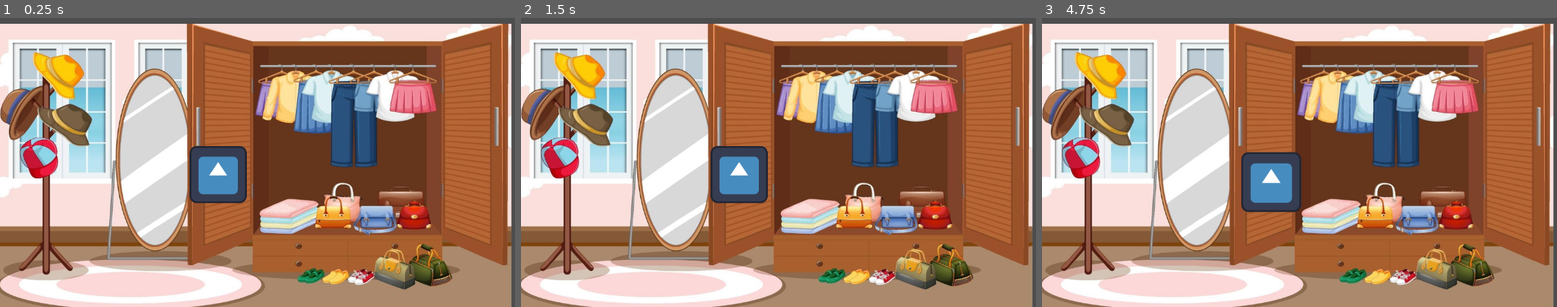
Above: before the commit, frames 1-3 (left to right).
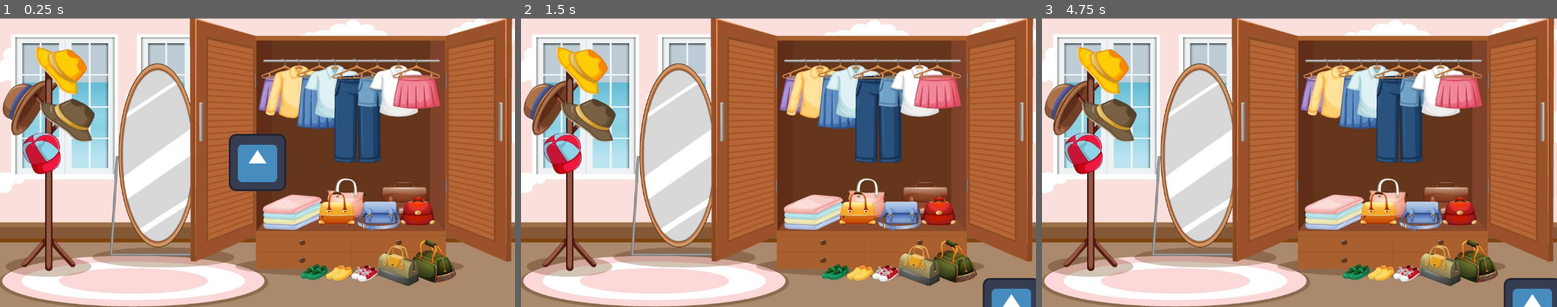
Above: after the commit, the same moments.

Repository: tyler-ross26/Dress-To-Aggress
Game: Godot game, scene res://world.tscn
Same seed, same stepped clock (60 frames per second), same inputs: the game is played once before the commit and once after it. Before the commit the project starts from res://DressupScene.tscn. The engine's default icon, where the game draws it, is replaced by a stand-in: a white triangle on a blue panel in a dark square.
Inputs (mouse positions are in pixels of both pictures, inside the frame that each line leads up to):
- Up to frame 1 (0.25 s): no input
- Up to frame 2 (1.5 s): tap Enter at 0.5 s; drag from (737, 174) to (830, 98) at 0.52 s; tap Space at 1.25 s; drag from (675, 176) to (752, 220) at 1.27 s
- Up to frame 3 (4.75 s): tap Enter at 2, 3.5 s; move the mouse to (1351, 98) at 2.02 s; press the mouse at (1351, 98) at 2.03 s; release the mouse at (1351, 98) at 2.75 s; tap Space at 2.75, 4.25 s; drag from (1273, 220) to (1145, 119) at 2.77 s; move the mouse to (1454, 205) at 3.52 s; press the mouse at (1454, 205) at 3.53 s; release the mouse at (1454, 205) at 4.25 s; drag from (1145, 119) to (1258, 174) at 4.27 s

The runs differ from the first frame. In frame 1, 40% of the frame differs, in the area x 0-100%, y 0-100%; in frame 2, 39%; in frame 3, 40%.
Error before the commit: Invalid call. Nonexistent function 'get_mouse_posistion' in base 'Window'. (res://object.gd:13)

Commit message:
The drag and drop works!

Diff:
--- a/DragAndDrop.gd
+++ /dev/null
@@ -1,40 +0,0 @@
-extends CharacterBody2D
-
-var dragging = false
-
-signal dragsignal
-
-#dunno what this does
-func _ready():
-	get_node("dragsignal").dragSignal.connect(_set_drag_pc)
-
-#while running, if dragging is true, make object follow mouse position
-func _process(delta):
-	if dragging:
-		var mousePos = get_viewport().get_mouse_position()
-		self.position = Vector2(mousePos.x, mousePos.y)
-
-#toggle dragging
-func _set_drag_pc():
-	dragging != dragging
-
-
-func _input_event(viewport, event, shape_idx):
-	if event is InputEventMouseButton:
-		if event.button_index == MOUSE_BUTTON_LEFT and event.pressed:
-			emit_signal("dragsignal")
-		elif event.button_index == MOUSE_BUTTON_LEFT and !event.pressed:
-			emit_signal("dragsignal")
-	elif event is InputEventScreenTouch:
-		if event.pressed and event.get_index() == 0:
-			self.position = event.get_position()
-
-
-
-
-func _on_input_event(viewport: Node, event: InputEvent, shape_idx: int) -> void:
-	pass # Replace with function body.
-
-
-func _on_dragsignal() -> void:
-	pass # Replace with function body.
--- /dev/null
+++ b/DragAndDropScene.tscn
@@ -0,0 +1,5 @@
+[gd_scene format=3 uid="uid://b2ec455it2tw"]
+
+[node name="DragAndDropScene" type="Node2D"]
+
+[node name="Camera2D" type="Camera2D" parent="."]
--- a/DressupScene.tscn
+++ b/DressupScene.tscn
@@ -1,23 +1,24 @@
-[gd_scene load_steps=8 format=3 uid="uid://bd3651qamkwtf"]
+[gd_scene load_steps=6 format=3 uid="uid://bbeehwoidra21"]
 
 [ext_resource type="Texture2D" uid="uid://xslp5k44t814" path="res://Assets/dress-up-room.jpg" id="1_sxckm"]
 [ext_resource type="Script" uid="uid://47doy8jtpiyc" path="res://object.gd" id="2_6j362"]
 [ext_resource type="Texture2D" uid="uid://g3dtj2iihaw3" path="res://Assets/icon.svg" id="2_rjjwr"]
-[ext_resource type="Script" uid="uid://dd2lyyxc6ac65" path="res://platform.gd" id="4_6j362"]
+
+[sub_resource type="RectangleShape2D" id="RectangleShape2D_c8ojq"]
 
 [sub_resource type="RectangleShape2D" id="RectangleShape2D_6j362"]
 size = Vector2(127, 127)
 
-[sub_resource type="RectangleShape2D" id="RectangleShape2D_c8ojq"]
-
-[sub_resource type="RectangleShape2D" id="RectangleShape2D_ayre0"]
-size = Vector2(130, 128)
-
 [node name="Node2D" type="Node2D"]
 
-[node name="CanvasGroup" type="CanvasGroup" parent="."]
+[node name="Node" type="Node" parent="."]
 
-[node name="Dress-up-room" type="Sprite2D" parent="CanvasGroup"]
+[node name="Camera2D" type="Camera2D" parent="Node"]
+position = Vector2(585, 311)
+
+[node name="CanvasGroup" type="CanvasGroup" parent="Node"]
+
+[node name="Dress-up-room" type="Sprite2D" parent="Node/CanvasGroup"]
 position = Vector2(577, 324)
 scale = Vector2(0.763576, 0.660204)
 texture = ExtResource("1_sxckm")
@@ -25,6 +26,9 @@
 [node name="CharacterBody2D" type="CharacterBody2D" parent="."]
 input_pickable = true
 script = ExtResource("2_6j362")
+
+[node name="CollisionShape2D" type="CollisionShape2D" parent="CharacterBody2D"]
+shape = SubResource("RectangleShape2D_c8ojq")
 
 [node name="Sprite2D" type="Sprite2D" parent="CharacterBody2D"]
 position = Vector2(497, 338)
@@ -36,26 +40,6 @@
 position = Vector2(496.5, 338.5)
 shape = SubResource("RectangleShape2D_6j362")
 
-[node name="CollisionShape2D" type="CollisionShape2D" parent="CharacterBody2D"]
-shape = SubResource("RectangleShape2D_c8ojq")
-
-[node name="StaticBody2D" type="StaticBody2D" parent="." groups=["dropable"]]
-script = ExtResource("4_6j362")
-
-[node name="CollisionShape2D" type="CollisionShape2D" parent="StaticBody2D"]
-position = Vector2(65, 64)
-shape = SubResource("RectangleShape2D_ayre0")
-
-[node name="ColorRect" type="ColorRect" parent="StaticBody2D"]
-offset_right = 128.0
-offset_bottom = 128.0
-
-[node name="Camera2D" type="Camera2D" parent="."]
-position = Vector2(585, 311)
-
-[node name="CanvasLayer" type="CanvasLayer" parent="."]
-
-[connection signal="input_event" from="CharacterBody2D" to="CharacterBody2D" method="_on_input_event"]
 [connection signal="body_entered" from="CharacterBody2D/Area2D" to="CharacterBody2D" method="_on_area_2d_body_entered"]
 [connection signal="body_exited" from="CharacterBody2D/Area2D" to="CharacterBody2D" method="_on_area_2d_body_exited"]
 [connection signal="mouse_entered" from="CharacterBody2D/Area2D" to="CharacterBody2D" method="_on_area_2d_mouse_entered"]
--- a/object.gd
+++ b/object.gd
@@ -10,10 +10,10 @@
 	if draggable:
 		if Input.is_action_just_pressed("click"):
 			initialPos = self.global_position
-			offset = get_viewport().get_mouse_posistion() - self.global_position
+			offset = get_viewport().get_mouse_position() - self.global_position
 			global.is_dragging = true;
 		if Input.is_action_pressed("click"):
-			self.global_position = get_viewport().get_mouse_posistion()
+			self.global_position = get_viewport().get_mouse_position()  - offset
 		elif Input.is_action_just_released("click"):
 			global.is_dragging = false
 			var tween = get_tree().create_tween()
@@ -38,7 +38,7 @@
 		self.scale = Vector2(1, 1)
 
 
-func _on_area_2d_body_entered(body: CharacterBody2D):
+func _on_area_2d_body_entered(body: StaticBody2D):
 	if body.is_in_group('dropable'):
 		is_inside_dropable = true
 		body.modulate = Color(Color.REBECCA_PURPLE, 1)
@@ -47,7 +47,7 @@
 
 
 
-func _on_area_2d_body_exited(body: CharacterBody2D):
+func _on_area_2d_body_exited(body):
 	if body.is_in_group('dropable') && body_ref == body:
 		is_inside_dropable = false
 		body.modulate  = Color(Color.MEDIUM_PURPLE, 0.7)
--- /dev/null
+++ b/object.tscn
@@ -0,0 +1,23 @@
+[gd_scene load_steps=4 format=3 uid="uid://cvacyegnnbes0"]
+
+[ext_resource type="Script" uid="uid://47doy8jtpiyc" path="res://object.gd" id="1_3xuqs"]
+[ext_resource type="Texture2D" uid="uid://g3dtj2iihaw3" path="res://Assets/icon.svg" id="2_0i3lm"]
+
+[sub_resource type="RectangleShape2D" id="RectangleShape2D_dwaef"]
+size = Vector2(129, 130)
+
+[node name="Object" type="Node2D"]
+script = ExtResource("1_3xuqs")
+
+[node name="Sprite2D" type="Sprite2D" parent="."]
+texture = ExtResource("2_0i3lm")
+
+[node name="Area2D" type="Area2D" parent="."]
+
+[node name="CollisionShape2D" type="CollisionShape2D" parent="Area2D"]
+shape = SubResource("RectangleShape2D_dwaef")
+
+[connection signal="body_entered" from="Area2D" to="." method="_on_area_2d_body_entered"]
+[connection signal="body_exited" from="Area2D" to="." method="_on_area_2d_body_exited"]
+[connection signal="mouse_entered" from="Area2D" to="." method="_on_area_2d_mouse_entered"]
+[connection signal="mouse_exited" from="Area2D" to="." method="_on_area_2d_mouse_exited"]
--- /dev/null
+++ b/platform.tscn
@@ -0,0 +1,26 @@
+[gd_scene load_steps=3 format=3 uid="uid://cnlqn7i6s4r"]
+
+[ext_resource type="Script" uid="uid://dd2lyyxc6ac65" path="res://platform.gd" id="1_mi635"]
+
+[sub_resource type="RectangleShape2D" id="RectangleShape2D_s8bxr"]
+size = Vector2(133, 132)
+
+[node name="Platform" type="StaticBody2D" groups=["dropable"]]
+script = ExtResource("1_mi635")
+
+[node name="CollisionShape2D" type="CollisionShape2D" parent="."]
+position = Vector2(-0.5, 0)
+shape = SubResource("RectangleShape2D_s8bxr")
+
+[node name="ColorRect" type="ColorRect" parent="."]
+anchors_preset = 8
+anchor_left = 0.5
+anchor_top = 0.5
+anchor_right = 0.5
+anchor_bottom = 0.5
+offset_left = -64.0
+offset_top = -64.0
+offset_right = 64.0
+offset_bottom = 64.0
+grow_horizontal = 2
+grow_vertical = 2
--- a/project.godot
+++ b/project.godot
@@ -11,7 +11,7 @@
 [application]
 
 config/name="Dress to Aggress"
-run/main_scene="res://DressupScene.tscn"
+run/main_scene="uid://b1fc1024thyov"
 config/features=PackedStringArray("4.4", "Forward Plus")
 config/icon="res://Assets/icon.svg"
 
--- /dev/null
+++ b/world.tscn
@@ -0,0 +1,19 @@
+[gd_scene load_steps=4 format=3 uid="uid://b1fc1024thyov"]
+
+[ext_resource type="Texture2D" uid="uid://xslp5k44t814" path="res://Assets/dress-up-room.jpg" id="1_fj7yv"]
+[ext_resource type="PackedScene" uid="uid://cvacyegnnbes0" path="res://object.tscn" id="2_tlwt5"]
+[ext_resource type="PackedScene" uid="uid://cnlqn7i6s4r" path="res://platform.tscn" id="3_tlwt5"]
+
+[node name="World" type="Node2D"]
+
+[node name="Camera2D" type="Camera2D" parent="."]
+
+[node name="Sprite2D" type="Sprite2D" parent="."]
+position = Vector2(-1, 2.99999)
+scale = Vector2(0.765563, 0.665306)
+texture = ExtResource("1_fj7yv")
+
+[node name="Object" parent="." instance=ExtResource("2_tlwt5")]
+
+[node name="Platform" parent="." instance=ExtResource("3_tlwt5")]
+position = Vector2(-227, -21)
Not shown, removed: DragAndDrop.gd.uid
Not shown, added: world.tscn5413159449.tmp
Not shown, added: world.tscn5418141942.tmp
